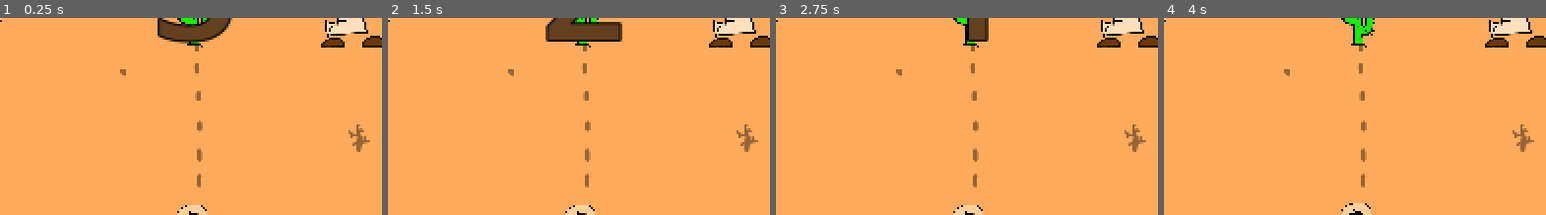
Above: before the commit, frames 1-4 (left to right).
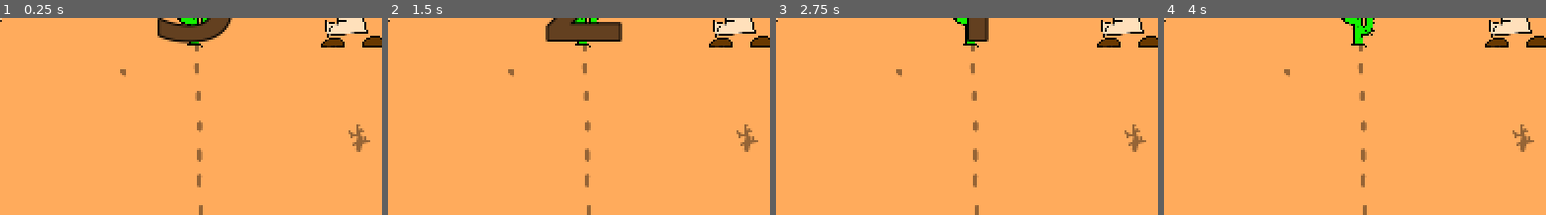
Above: after the commit, the same moments.

Repository: scrr-az/JD_prelim_proj
Game: Godot game, scene res://scenes/level1.tscn
Same seed, same stepped clock (60 frames per second), same inputs: the game is played once before the commit and once after it. This scene is started directly instead of the project's main scene. Sound files missing from this copy of the repository are replaced by a short silence.
Inputs (mouse positions are % of the whole screen's width and height, from its top left):
- Up to frame 1 (0.25 s): no input
- Up to frame 2 (1.5 s): tap Enter at 0.5 s; move the mouse to (74, 45) at 0.52 s; hold D (p1_right) 0.53-1.28 s; click (74, 45) at 0.6 s; tap Space at 1.25 s; move the mouse to (31, 55) at 1.27 s; hold S (p1_down) from 1.28 s (still down); tap Down (p2_down) at 1.35 s
- Up to frame 3 (2.75 s): move the mouse to (62, 28) at 2.02 s; release S (p1_down) at 2.03 s; hold D (p1_right) from 2.03 s (still down); hold Left (p2_left) from 2.03 s (still down)
- Up to frame 4 (4 s): tap Enter at 2.75 s; move the mouse to (46, 70) at 2.77 s; release D (p1_right) at 2.78 s; release Left (p2_left) at 2.78 s; hold W (p1_up) 2.78-3.53 s; tap Right (p2_right) at 2.85 s; tap Space at 3.5 s; move the mouse to (82, 65) at 3.52 s; hold A (p1_left) from 3.53 s (still down); hold Up (p2_up) from 3.53 s (still down)
The pictures show only the part of the screen within x 26-76%, y 50-100%; the shares and areas given below are measured in that part.

The runs differ from the first frame. In frame 1, 0.3% of the frame differs, in the area x 46-55%, y 95-100%; in frame 2, 0.3%; in frame 3, 0.3%; in frame 4, 0.4%, in the area x 46-55%, y 94-100%.

Commit message:
deleted moving obstacle from level 1

Diff:
--- a/scenes/level1.tscn
+++ b/scenes/level1.tscn
@@ -6,7 +6,6 @@
 [ext_resource type="PackedScene" uid="uid://cqhgdepuddsbs" path="res://scenes/static_obstacle.tscn" id="4_dwgg1"]
 [ext_resource type="PackedScene" uid="uid://bd3sghh1k7mfw" path="res://scenes/ui.tscn" id="5_6sh32"]
 [ext_resource type="Texture2D" uid="uid://b803s5spurveh" path="res://sprites/bg.png" id="5_ru4tf"]
-[ext_resource type="PackedScene" uid="uid://bledd41ugl8i3" path="res://scenes/moving_obstacle.tscn" id="7_ejswk"]
 
 [node name="Node2D" type="Node2D" unique_id=106943654]
 
@@ -30,5 +29,3 @@
 [node name="Background" type="Sprite2D" parent="." unique_id=123828479]
 show_behind_parent = true
 texture = ExtResource("5_ru4tf")
-
-[node name="MovingObstacle" parent="." unique_id=83186563 instance=ExtResource("7_ejswk")]
